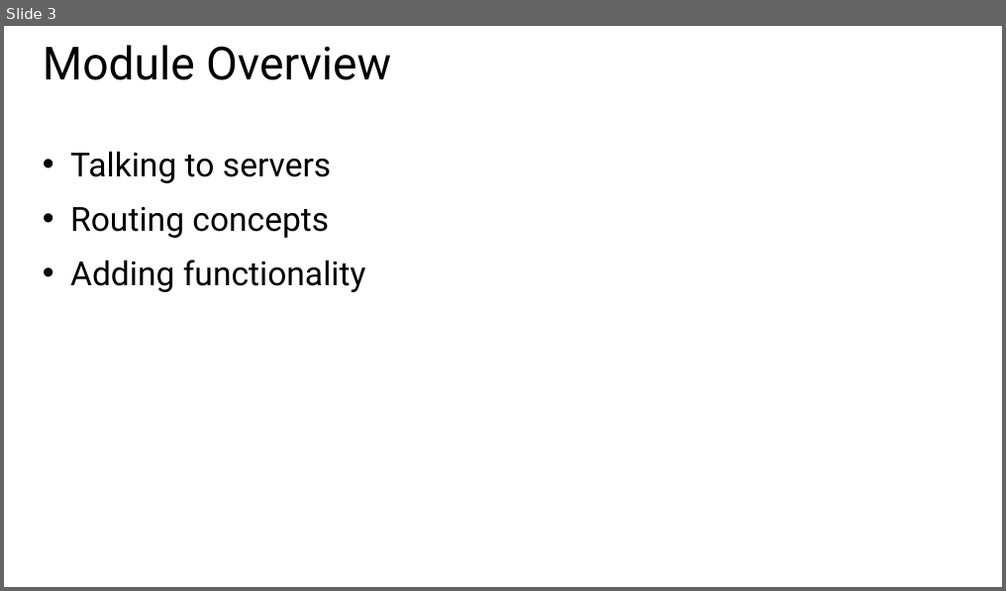
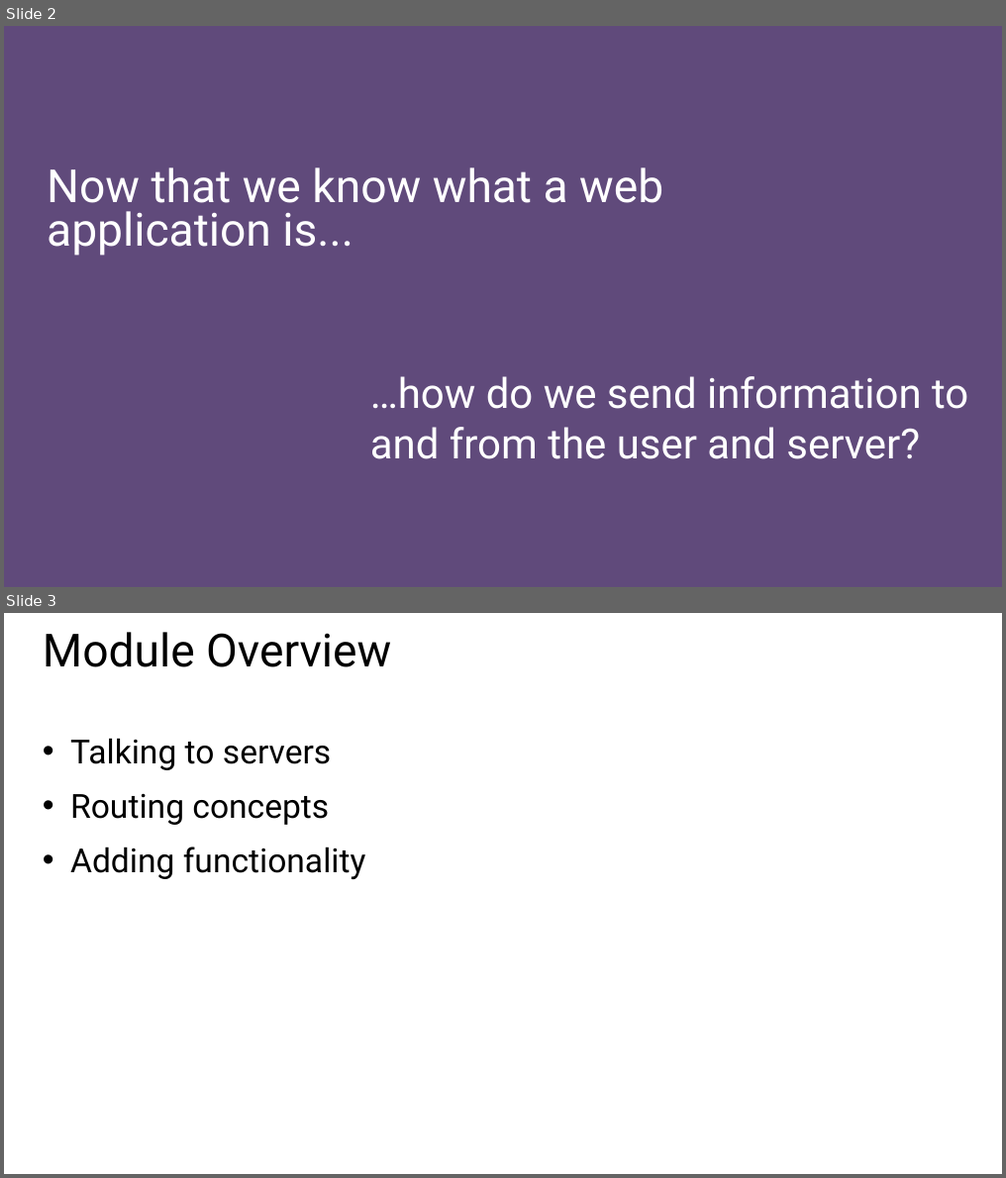
Before and after one commit to GeekTrainer/Flask, a slide deck: Slides/Module 2 - Creating web pages in Flask.pptx. Shown one above the other, each under a label of ours: slide 3 before the commit, slides 2 and 3 after it. The pictures are 1006x591 and 1006x1178 pixels, drawn with LibreOffice and Linux fonts; fonts in the diff are those of the drawing. Boxes give left, top, right and bottom in pixels: in the first picture for what was removed or moved away, otherwise in the second. Text is boxed around its words. In the diff, an @@ line names an element or a change of style, - is before the commit and + after.

```diff
--- a/Slides/Module 2 - Creating web pages in Flask.pptx
+++ b/Slides/Module 2 - Creating web pages in Flask.pptx
@@ slide 2 added at (4, 26, 1002, 587), background #604A7B @@
@@ title added at (47, 168, 663, 256), 44 pt, text #FFFFFF @@
+Now that we know what a web application is...
@@ text added at (370, 376, 968, 460), 40 pt, text #FFFFFF @@
+…how do we send information to and from the user and server?
```
Also in this commit, not shown: 3 slides changed, 3 other slides added, 1 slide removed, 2 other files.
